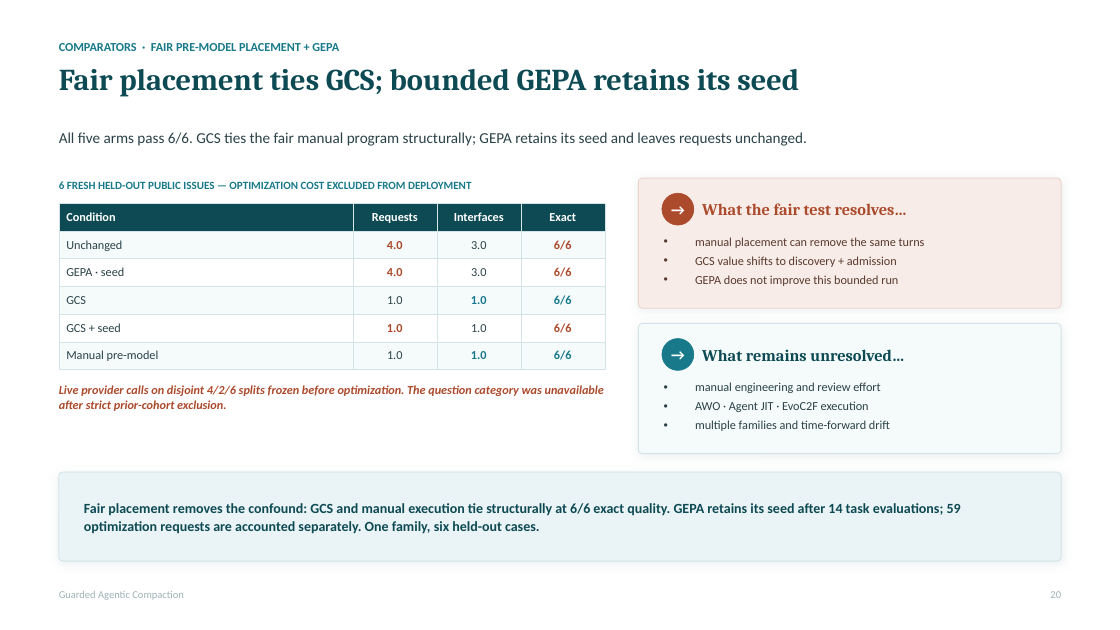
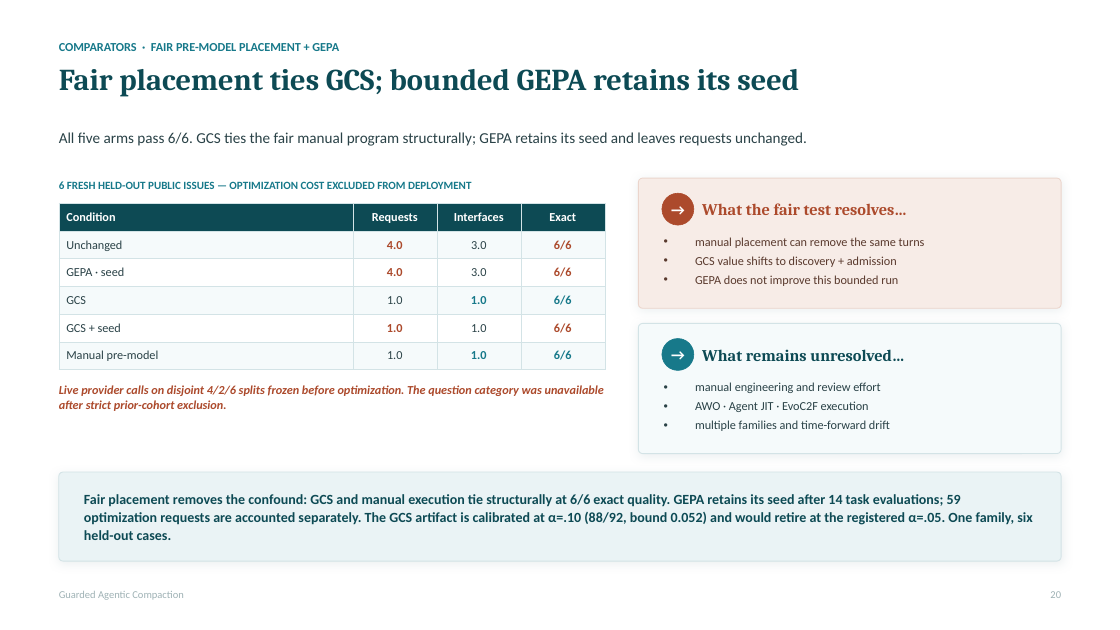
Before and after one commit to rrahimi-uci/guarded-agentic-compaction, a slide deck: slide 20 of paper/slides/compiling-recurrent-agent-workflows-into-guarded-programs-detailed.pptx. Drawn at 1120x630 pixels with LibreOffice and Linux fonts; fonts in the diff are those of the drawing. Boxes give left, top, right and bottom in pixels: in the first picture for what was removed or moved away, otherwise in the second. Text is boxed around its words. In the diff, an @@ line names an element or a change of style, - is before the commit and + after.

Commit message:
docs: refresh paper artifacts and review state

```diff
--- a/paper/slides/compiling-recurrent-agent-workflows-into-guarded-programs-detailed.pptx
+++ b/paper/slides/compiling-recurrent-agent-workflows-into-guarded-programs-detailed.pptx
@@ text at box(84, 494, 1032, 540): text changed @@
-Fair placement removes the confound: GCS and manual execution tie structurally at 6/6 exact quality. GEPA retains its seed after 14 task evaluations; 59 optimization requests are accounted separately. One family, six held-out cases.
+Fair placement removes the confound: GCS and manual execution tie structurally at 6/6 exact quality. GEPA retains its seed after 14 task evaluations; 59 optimization requests are accounted separately. The GCS artifact is calibrated at α=.10 (88/92, bound 0.052) and would retire at the registered α=.05. One family, six held-out cases.
```
Also in this commit, not shown: 3 other slides changed, 13 other files.
